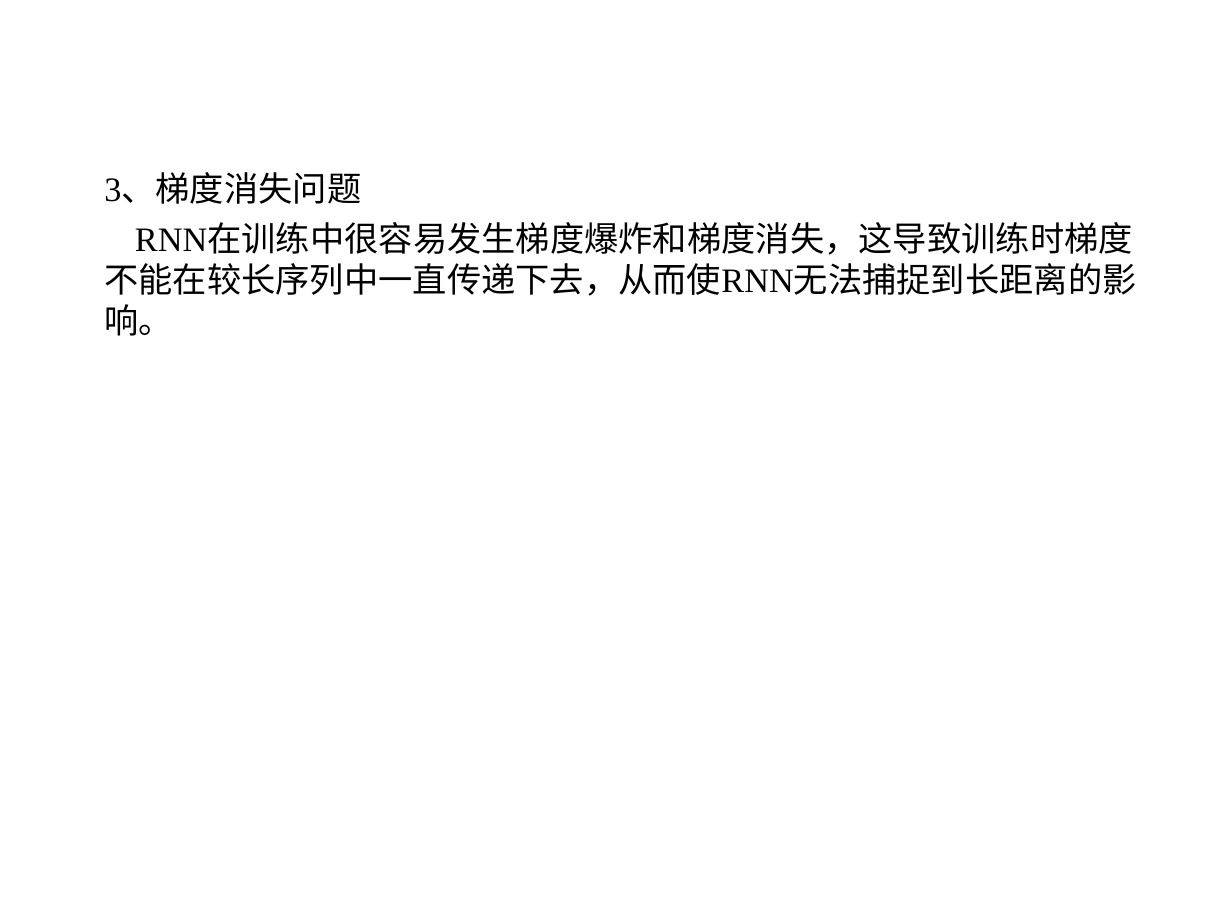
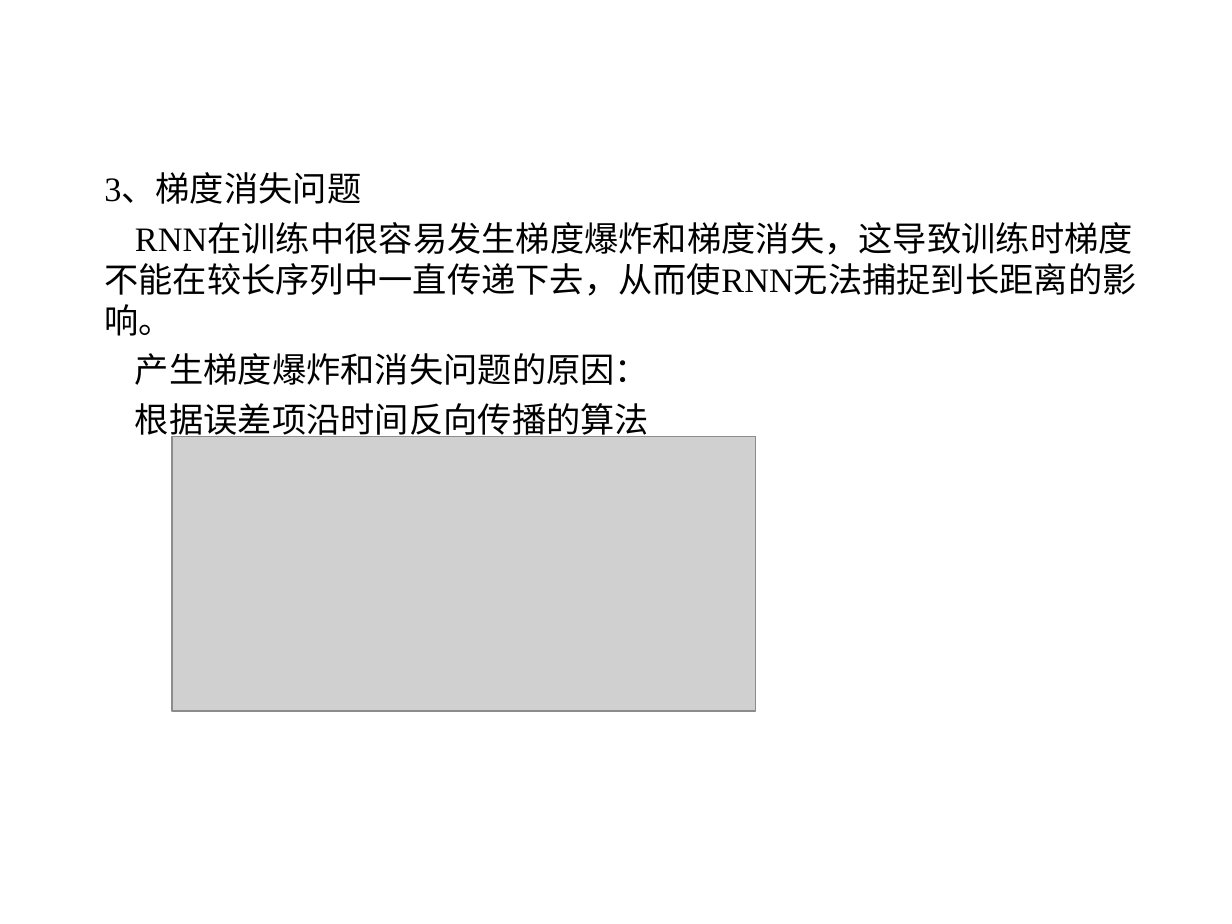
Before and after one commit to sunyisgithub/Git, a slide deck: slide 25 of 循环神经网络（Recurrent Neural Network）.ppt (slide 23 before the commit). Drawn at 1232x924 pixels with LibreOffice and Linux fonts; fonts in the diff are those of the drawing; grey boxes stand for pictures; background and template pictures are left out. Boxes give left, top, right and bottom in pixels: in the first picture for what was removed or moved away, otherwise in the second. Text is boxed around its words. In the diff, an @@ line names an element or a change of style, - is before the commit and + after.

```diff
--- a/循环神经网络（Recurrent Neural Network）.ppt
+++ b/循环神经网络（Recurrent Neural Network）.ppt
@@ text at <box>135,353,649,442</box>: paragraphs added @@
+产生梯度爆炸和消失问题的原因：
+根据误差项沿时间反向传播的算法
@@ picture added at <box>172,436,756,711</box> @@
```
Also in this commit, not shown: 6 other slides changed, 4 slides added, 1 slide removed.
